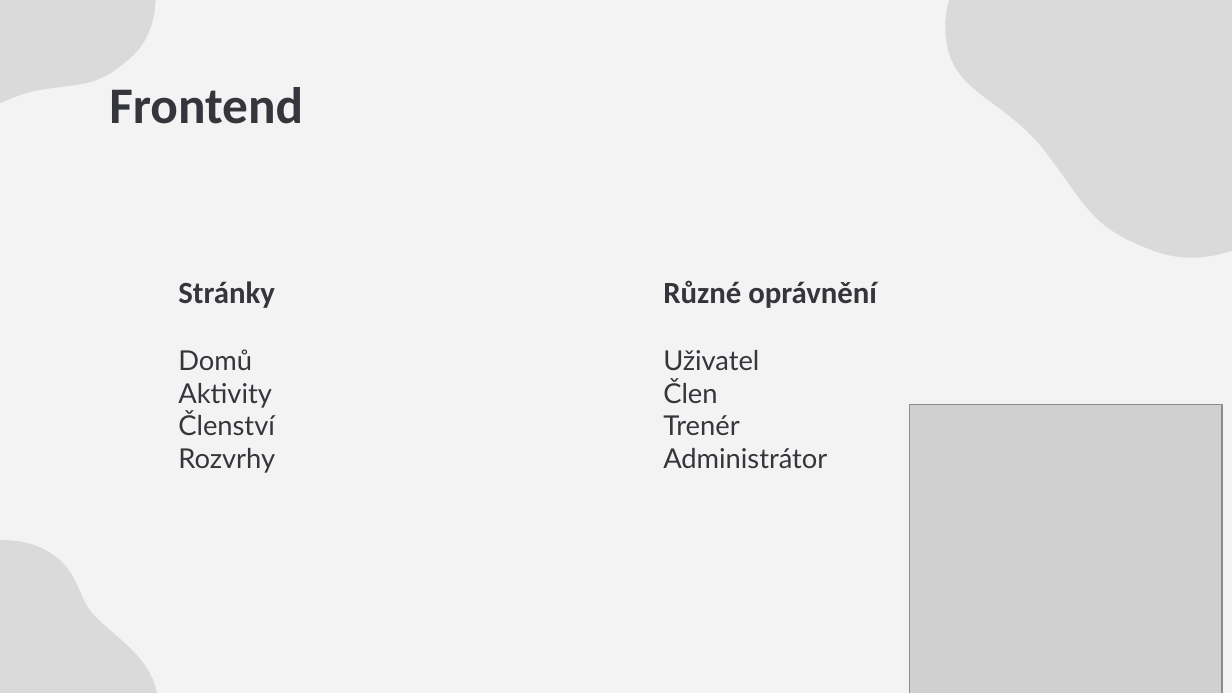
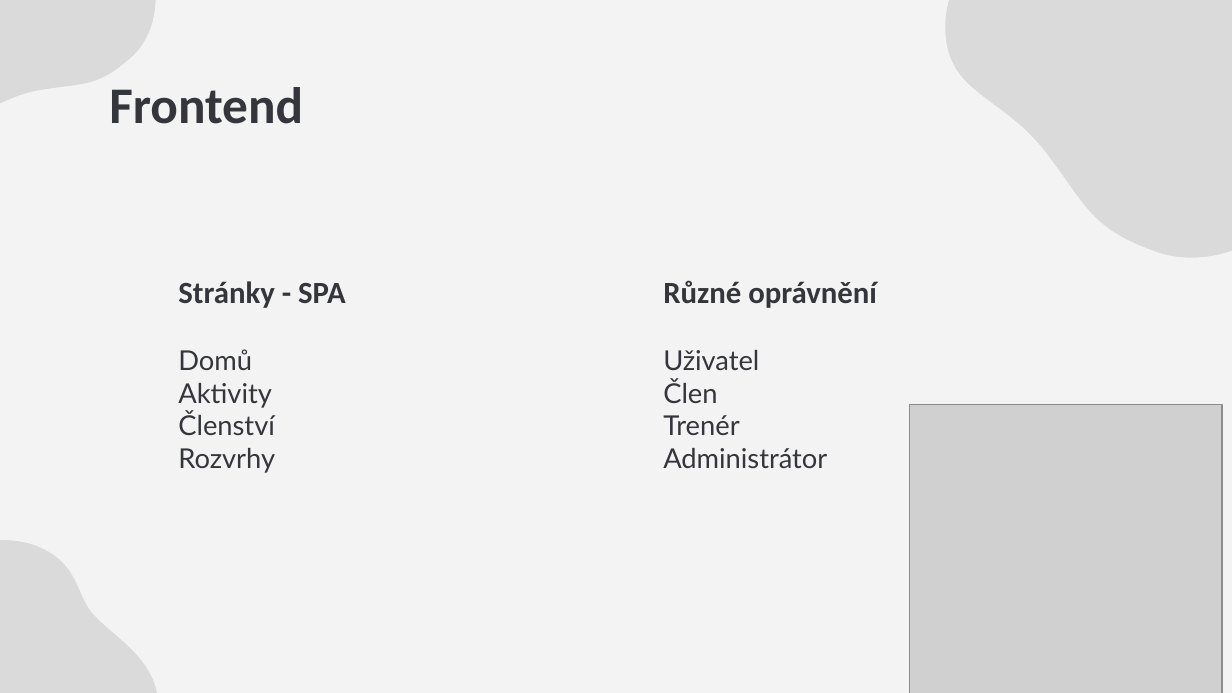
Before and after one commit to sakJH/GymNest, a slide deck: slide 9 of Výstupy projektu/GymNest Výstupní prezentace.pptx (slide 8 before the commit). Drawn at 1232x693 pixels with LibreOffice and Linux fonts; fonts in the diff are those of the drawing; grey boxes stand for pictures. Boxes give left, top, right and bottom in pixels: in the first picture for what was removed or moved away, otherwise in the second. Text is boxed around its words. In the diff, an @@ line names an element or a change of style, - is before the commit and + after.

```diff
--- a/Výstupy projektu/GymNest Výstupní prezentace.pptx
+++ b/Výstupy projektu/GymNest Výstupní prezentace.pptx
@@ subtitle at (178,281,345,308): text changed @@
-Stránky
+Stránky - SPA
```
Also in this commit, not shown: 1 slide added.
